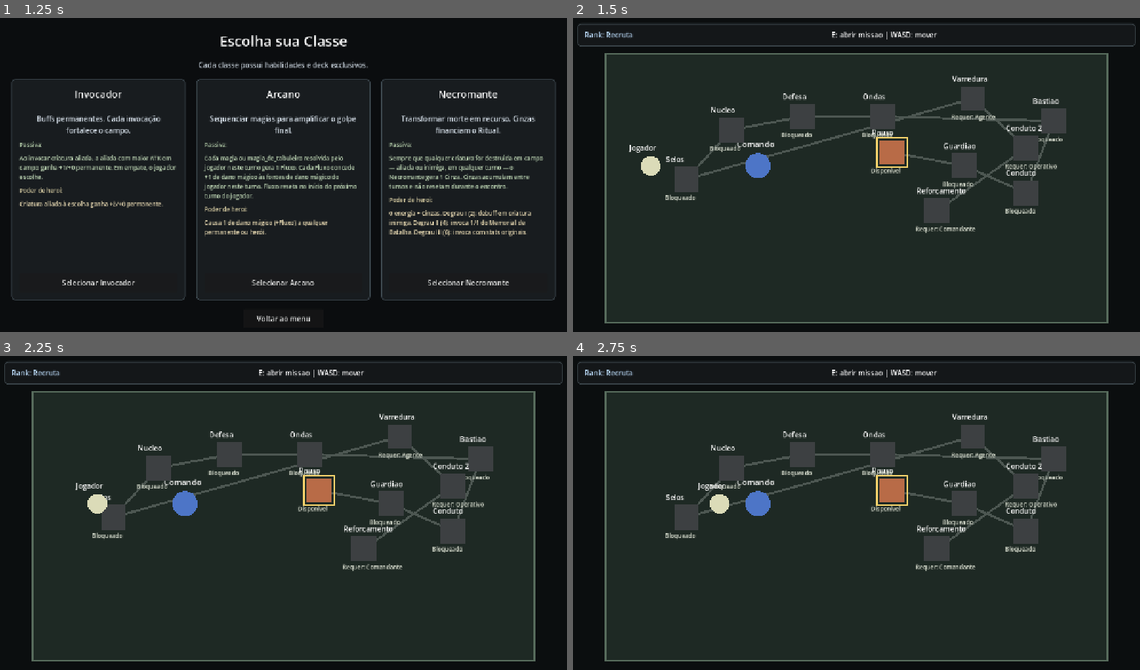
Above: before the commit, frames 1-4 (two rows, left to right).
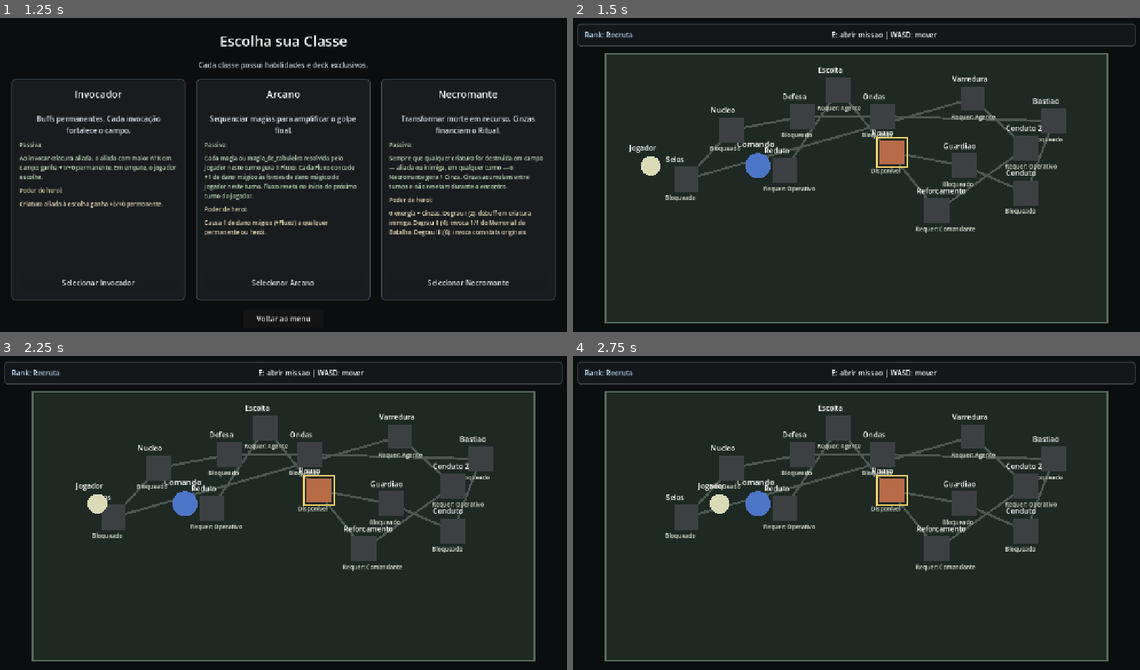
Above: after the commit, the same moments.

Repository: Bournellis/Studio
Game: Godot game, scene res://modes/boot/boot.tscn
The game is run twice, just before and just after one commit, with the same random seed, the same clock (stepped at 60 frames per second) and the same inputs.
Inputs (mouse positions are in pixels of both pictures, inside the frame that each line leads up to):
- Up to frame 1 (1.25 s): click "Novo jogo" at 0.5 s
- Up to frame 2 (1.5 s): click "Selecionar Invocador" at 1.25 s
- Up to frame 3 (2.25 s): tap Enter at 2 s; move the mouse to (408, 500) at 2.02 s; hold D from 2.03 s (still down); hold Shift from 2.03 s (still down); click (408, 500) at 2.17 s
- Up to frame 4 (2.75 s): keep holding D; keep holding Shift

Frame 1 is identical in both runs. In frame 2, 1.2% of the frame differs, in the area x 33-63%, y 15-58%; in frame 3, 1.2%; in frame 4, 1.2%.
Error after the commit: Invalid access to property or key 'add' on a base object of type 'Node2D'. (res://modes/world/world_root.gd:275)

Commit message:
P19: New Content Expansion — 2 cards, 2 side encounters, reward patches, NPC pool +2, 6 catalog tests

Diff:
--- a/Projetos/rpg-turnos/data/definitions/slice_catalog.json
+++ b/Projetos/rpg-turnos/data/definitions/slice_catalog.json
@@ -1468,6 +1468,45 @@
         "permanent": true,
         "target": "all_own_creatures"
       }
+    },
+    {
+      "id": "centelha_duplicada",
+      "display_name": "Centelha Duplicada",
+      "type": "magia",
+      "cost": 2,
+      "command_cost": 2,
+      "attack": 0,
+      "health": 0,
+      "keywords": [
+        "instantaneo"
+      ],
+      "speed": "instantanea",
+      "text": "Instantanea. Causa 2 de dano magico a qualquer alvo, incluindo slots alto.",
+      "effect": {
+        "damage": 2,
+        "damage_type": "magico",
+        "target": "any",
+        "ranged": true
+      }
+    },
+    {
+      "id": "espectro_veloz",
+      "display_name": "Espectro Veloz",
+      "type": "criatura",
+      "cost": 2,
+      "command_cost": 2,
+      "attack": 3,
+      "health": 1,
+      "keywords": [
+        "rapido"
+      ],
+      "speed": "normal",
+      "text": "Rapido. Ao morrer: ganha +1 Cinza extra.",
+      "effect": {
+        "on_death": {
+          "action": "extra_cinza"
+        }
+      }
     }
   ],
   "boards": [
@@ -2363,7 +2402,9 @@
           "card_id": "arqueiro_ponte"
         }
       ],
-      "reward_cards": [],
+      "reward_cards": [
+        "lobo_alfa"
+      ],
       "class_pressure": [
         "invocador"
       ]
@@ -2426,7 +2467,9 @@
           "card_id": "atirador_torre"
         }
       ],
-      "reward_cards": []
+      "reward_cards": [
+        "chamado_hostes"
+      ]
     },
     {
       "id": "invasao_em_ondas",
@@ -2576,13 +2619,94 @@
       "class_pressure": [
         "necromante"
       ]
+    },
+    {
+      "id": "reduto_eter",
+      "display_name": "Reduto de Ether",
+      "mode": "defesa",
+      "board_id": "muralha_desfiladeiro",
+      "defense_turn_limit": 3,
+      "class_pressure": [
+        "necromante"
+      ],
+      "mission": "Segurar o reduto de ether por tres turnos para garantir a rota de retirada operacional Draxos.",
+      "notes": "Segundo encontro do modo defesa. Tres turnos em vez de dois; composicao mais variada. Pressao Necromante: turnos curtos limitam acumulacao de Cinzas antes que a missao encerre.",
+      "starting_enemy_slots": [
+        {
+          "slot": 0,
+          "card_id": "guardiao_portal"
+        },
+        {
+          "slot": 2,
+          "card_id": "ladrao_rapido"
+        },
+        {
+          "slot": 3,
+          "card_id": "arqueiro_ponte"
+        }
+      ],
+      "reward_cards": [
+        "espectro_veloz"
+      ]
+    },
+    {
+      "id": "escolta_vulcanica",
+      "display_name": "Escolta Vulcanica",
+      "mode": "ondas",
+      "board_id": "cruzamento_neutro",
+      "class_pressure": [
+        "arcano"
+      ],
+      "mission": "Interceptar a escolta elemental antes que os reforcamentos alcancem o conduto central Draxos.",
+      "notes": "Segundo encontro do modo ondas. Board com zona neutra contestada. Pressao Arcano: atirador_torre no fundo da onda 1 exige gasto de energia imediato, consumindo Fluxo antes da segunda onda.",
+      "waves": [
+        {
+          "wave_number": 1,
+          "starting_enemy_slots": [
+            {
+              "slot": 0,
+              "card_id": "goblin_ponte"
+            },
+            {
+              "slot": 1,
+              "card_id": "goblin_ponte"
+            },
+            {
+              "slot": 2,
+              "card_id": "atirador_torre"
+            }
+          ]
+        },
+        {
+          "wave_number": 2,
+          "starting_enemy_slots": [
+            {
+              "slot": 0,
+              "card_id": "bruto_ponte"
+            },
+            {
+              "slot": 1,
+              "card_id": "ladrao_rapido"
+            },
+            {
+              "slot": 2,
+              "card_id": "arqueiro_ponte"
+            }
+          ]
+        }
+      ],
+      "reward_cards": [
+        "centelha_duplicada"
+      ]
     }
   ],
   "enemy_script": [],
   "npc_reward_choices": [
     "corvo_batedor",
     "chuva_brasas",
-    "campeao_guilda"
+    "campeao_guilda",
+    "centelha_duplicada",
+    "espectro_veloz"
   ],
   "first_npc_reward_card": "golpe_preciso",
   "classes": [
--- a/Projetos/rpg-turnos/modes/world/world_root.gd
+++ b/Projetos/rpg-turnos/modes/world/world_root.gd
@@ -16,6 +16,8 @@
 	{"id": "patrulha_avancada", "label": "Varredura", "position": Vector2(900, 180), "requires": "", "min_rank": 1},
 	{"id": "duelista_sombrio", "label": "Conduto 2", "position": Vector2(1020, 290), "requires": "", "min_rank": 2},
 	{"id": "emboscada_reforcos", "label": "Reforcamento", "position": Vector2(820, 430), "requires": "", "min_rank": 3},
+	{"id": "escolta_vulcanica", "label": "Escolta", "position": Vector2(600, 160), "requires": "", "min_rank": 1},
+	{"id": "reduto_eter", "label": "Reduto", "position": Vector2(480, 340), "requires": "", "min_rank": 2},
 ]
 
 var player_position: Vector2 = Vector2(180, 330)
@@ -270,10 +272,4 @@
 		marker_node.name = str(marker.get("id", "marker"))
 		marker_node.texture = AssetIds.texture("marker_encounter_active")
 		marker_node.position = Vector2(marker.get("position", Vector2.ZERO))
-		marker_nodes.add_child(marker_node)
-
-	player_sprite = Sprite2D.new()
-	player_sprite.name = "player_sprite"
-	player_sprite.texture = AssetIds.texture("player_token")
-	player_sprite.position = player_position
-	add_child(player_sprite)
+		marker_nodes.add
--- a/Projetos/rpg-turnos/tests/unit/test_content_and_session.gd
+++ b/Projetos/rpg-turnos/tests/unit/test_content_and_session.gd
@@ -23,7 +23,7 @@
 	assert_eq(catalog.starter_deck_ids.size(), 20)
 	assert_eq(catalog.first_npc_reward_card_id, "golpe_preciso")
 	assert_eq(catalog.reward_card_id, "golpe_preciso")
-	assert_eq(catalog.npc_reward_choices.size(), 3)
+	assert_eq(catalog.npc_reward_choices.size(), 5)
 	assert_not_null(catalog.find_card(catalog.first_npc_reward_card_id))
 	assert_null(catalog.find_card("manter_linha"))
 	assert_false(catalog.find_encounter("emboscada_na_ponte").is_empty())
@@ -537,6 +537,68 @@
 	assert_eq(rapido_count, 2,
 		"invasao_em_ondas wave 1 must have exactly 2 ladrao_rapido (Arcano Fluxo sequencing pressure).")
 
+
+## P19 — New Content Expansion Cluster: catalog tests
+
+func test_p19_card_centelha_duplicada_exists() -> void:
+	var catalog = ContentLibrary.get_catalog()
+	var card: Dictionary = catalog.find_card("centelha_duplicada")
+	assert_false(card.is_empty(), "centelha_duplicada must exist in catalog after P19 expansion.")
+	assert_eq(str(card.get("type", "")), "magia",
+		"centelha_duplicada must be of type magia.")
+
+func test_p19_card_espectro_veloz_exists() -> void:
+	var catalog = ContentLibrary.get_catalog()
+	var card: Dictionary = catalog.find_card("espectro_veloz")
+	assert_false(card.is_empty(), "espectro_veloz must exist in catalog after P19 expansion.")
+	assert_eq(str(card.get("type", "")), "criatura",
+		"espectro_veloz must be of type criatura.")
+	assert_true(Array(card.get("keywords", [])).has("rapido"),
+		"espectro_veloz must have the rapido keyword.")
+
+func test_p19_reduto_eter_encounter_exists() -> void:
+	var encounters: Array = ContentLibrary.get_all_encounters()
+	var enc: Dictionary = {}
+	for e in encounters:
+		if str(Dictionary(e).get("id", "")) == "reduto_eter":
+			enc = Dictionary(e)
+			break
+	assert_false(enc.is_empty(), "reduto_eter encounter must exist after P19 expansion.")
+	assert_eq(str(enc.get("mode", "")), "defesa",
+		"reduto_eter must use defesa mode.")
+	assert_true(Array(enc.get("class_pressure", [])).has("necromante"),
+		"reduto_eter must pressure necromante.")
+
+func test_p19_escolta_vulcanica_encounter_exists() -> void:
+	var encounters: Array = ContentLibrary.get_all_encounters()
+	var enc: Dictionary = {}
+	for e in encounters:
+		if str(Dictionary(e).get("id", "")) == "escolta_vulcanica":
+			enc = Dictionary(e)
+			break
+	assert_false(enc.is_empty(), "escolta_vulcanica encounter must exist after P19 expansion.")
+	assert_eq(str(enc.get("mode", "")), "ondas",
+		"escolta_vulcanica must use ondas mode.")
+	assert_true(Array(enc.get("class_pressure", [])).has("arcano"),
+		"escolta_vulcanica must pressure arcano.")
+
+func test_p19_patrulha_avancada_has_reward() -> void:
+	var encounters: Array = ContentLibrary.get_all_encounters()
+	var enc: Dictionary = {}
+	for e in encounters:
+		if str(Dictionary(e).get("id", "")) == "patrulha_avancada":
+			enc = Dictionary(e)
+			break
+	assert_false(enc.is_empty(), "patrulha_avancada must exist.")
+	var rewards: Array = Array(enc.get("reward_cards", []))
+	assert_true(rewards.size() > 0, "patrulha_avancada must have at least one reward card after P19.")
+
+func test_p19_npc_reward_pool_has_five_options() -> void:
+	var catalog = ContentLibrary.get_catalog()
+	var pool: Array = Array(catalog.npc_reward_choices)
+	assert_true(pool.size() >= 5,
+		"NPC reward pool must have at least 5 options after P19 expansion (was 3 before).")
+
 func _delete_test_save() -> void:
 	if not FileAccess.file_exists(TEST_SAVE_PATH):
 		return
Not shown, changed: 08_Coordenacao_Agentes/Estado_Atual.md
Not shown, changed: 08_Coordenacao_Agentes/Kanban/Doing/2026-05-07_codex_rpg-turnos_track-02-linear.md
Not shown, changed: Projetos/rpg-turnos/implementation/current-status.md
Not shown, changed: Projetos/rpg-turnos/implementation/tracks/track-02-draxos-lore-progression/current-status.md
Not shown, changed: Projetos/rpg-turnos/implementation/tracks/track-02-draxos-lore-progression/linear-execution-plan.md
